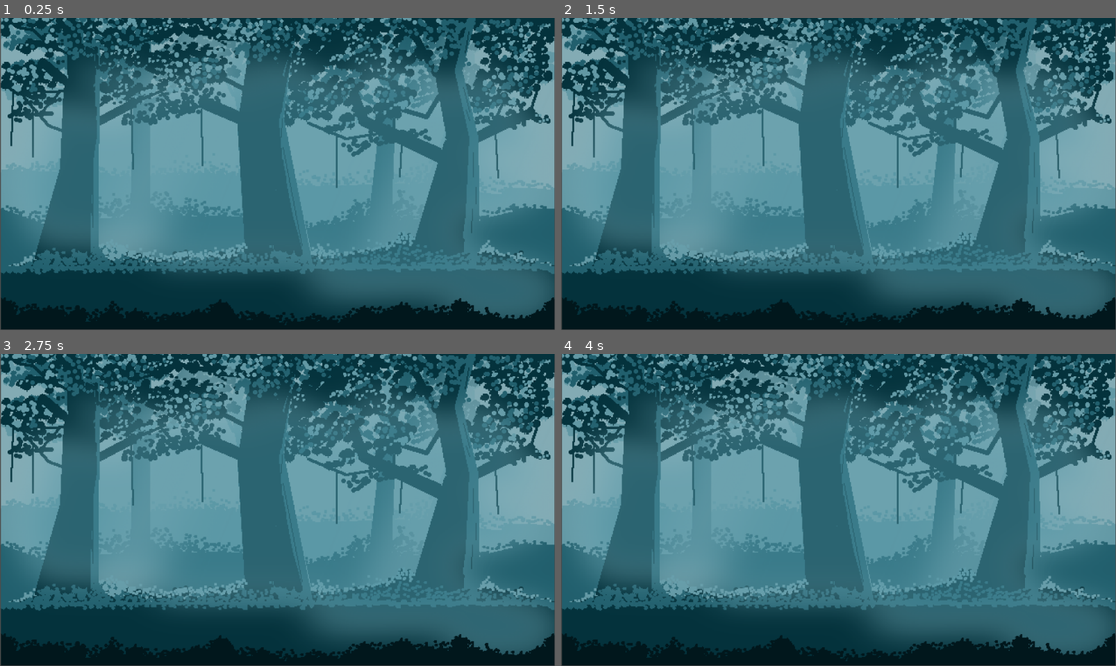
Above: before the commit, frames 1-4 (two rows, left to right).
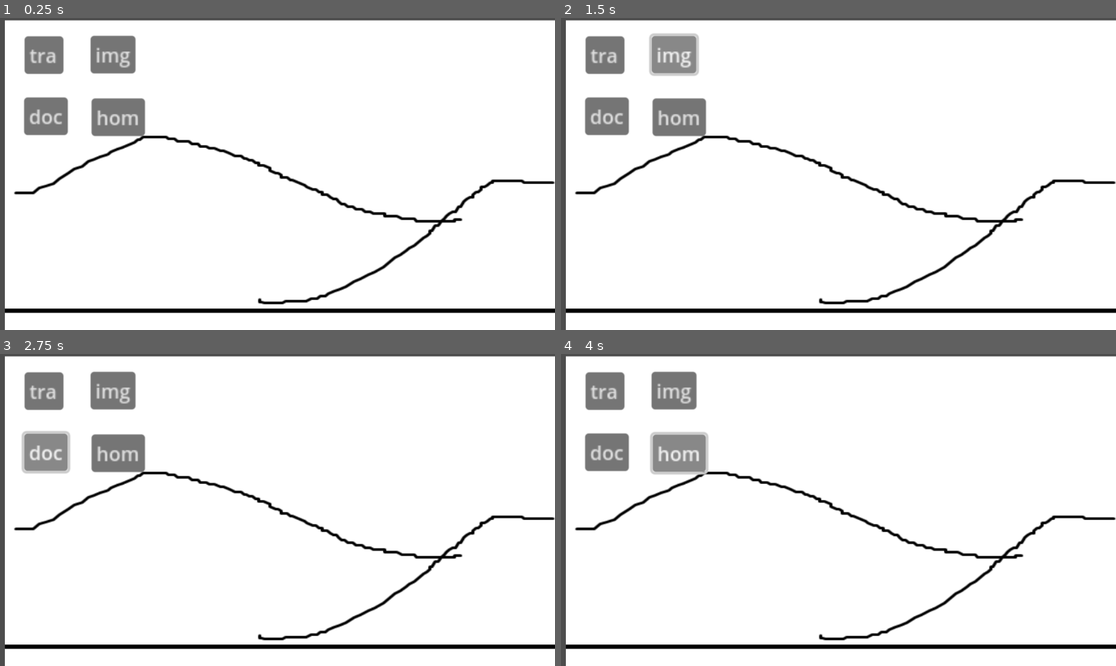
Above: after the commit, the same moments.

Repository: eth1711/game_jam_funtastic
Game: Godot game, scene res://Scenes/Desktop.tscn
Same seed, same stepped clock (60 frames per second), same inputs: the game is played once before the commit and once after it. Before the commit the project starts from res://Scenes/Menu.tscn.
Inputs (mouse positions are in pixels of both pictures, inside the frame that each line leads up to):
- Up to frame 1 (0.25 s): no input
- Up to frame 2 (1.5 s): click (605, 55) at 0.5 s, where only the run after the commit has a clickable "tra"; click (672, 55) at 1.25 s, where only the run after the commit has a clickable "img"
- Up to frame 3 (2.75 s): click (44, 450) at 2 s, where only the run after the commit has a clickable "doc"
- Up to frame 4 (4 s): click (677, 453) at 2.75 s, where only the run after the commit has a clickable "hom"; tap Enter at 3.5 s

The runs differ from the first frame. In frame 1, 100% of the frame differs, in the area x 0-100%, y 0-100%; in frame 2, 100%; in frame 3, 100%; in frame 4, 100%.

Commit message:
game overhaul, new file placement added

Diff:
--- a/Player/CharacterBody2D.gd
+++ /dev/null
@@ -1,11 +0,0 @@
-extends CharacterBody2D
-
-
-const SPEED = 300.0
-
-func _physics_process(delta):
-	var velocity : Vector2
-	if Input.action_press("ui_left"):
-		velocity += Vector2.AXIS_X
-
-	move_and_slide()
--- a/Player/character_body_2d.tscn
+++ /dev/null
@@ -1,16 +0,0 @@
-[gd_scene load_steps=4 format=3 uid="uid://dp8kcflck025v"]
-
-[ext_resource type="Script" path="res://Player/CharacterBody2D.gd" id="1_2cdui"]
-[ext_resource type="Texture2D" uid="uid://otnutcvlx032" path="res://Player/rayman.png" id="2_74le7"]
-
-[sub_resource type="CircleShape2D" id="CircleShape2D_1j3sg"]
-
-[node name="CharacterBody2D" type="CharacterBody2D"]
-script = ExtResource("1_2cdui")
-
-[node name="CollisionShape2D" type="CollisionShape2D" parent="."]
-shape = SubResource("CircleShape2D_1j3sg")
-
-[node name="Sprite2D" type="Sprite2D" parent="."]
-scale = Vector2(0.655, 0.491)
-texture = ExtResource("2_74le7")
--- /dev/null
+++ b/Scenes/Desktop.tscn
@@ -0,0 +1,55 @@
+[gd_scene load_steps=4 format=3 uid="uid://dm0fb0sy8g3u4"]
+
+[ext_resource type="Script" path="res://Scripts/Desktop.gd" id="1_0400b"]
+[ext_resource type="Texture2D" uid="uid://cktquu1ap4eo7" path="res://Assets/Untitled.png" id="2_e4aj0"]
+[ext_resource type="PackedScene" uid="uid://b2xahkos6iuho" path="res://Scenes/file_window.tscn" id="3_oa713"]
+
+[node name="Desktop" type="Node2D"]
+script = ExtResource("1_0400b")
+
+[node name="Untitled" type="Sprite2D" parent="."]
+position = Vector2(582.66, 326.7)
+scale = Vector2(2.12766, 1.785)
+texture = ExtResource("2_e4aj0")
+
+[node name="trash" type="Button" parent="."]
+offset_left = 51.0
+offset_top = 38.0
+offset_right = 83.0
+offset_bottom = 69.0
+scale = Vector2(2.52159, 2.52159)
+text = "tra
+"
+
+[node name="img" type="Button" parent="."]
+offset_left = 188.0
+offset_top = 37.0
+offset_right = 220.0
+offset_bottom = 68.0
+scale = Vector2(2.52159, 2.52159)
+text = "img"
+
+[node name="docs" type="Button" parent="."]
+offset_left = 50.0
+offset_top = 165.0
+offset_right = 82.0
+offset_bottom = 196.0
+scale = Vector2(2.52159, 2.52159)
+text = "doc"
+
+[node name="homework" type="Button" parent="."]
+offset_left = 190.0
+offset_top = 167.0
+offset_right = 234.0
+offset_bottom = 198.0
+scale = Vector2(2.52159, 2.52159)
+text = "hom"
+
+[node name="Node2D" parent="." instance=ExtResource("3_oa713")]
+visible = false
+position = Vector2(98, -0.999996)
+
+[connection signal="pressed" from="trash" to="." method="_on_button_pressed"]
+[connection signal="pressed" from="img" to="." method="_on_button_pressed"]
+[connection signal="pressed" from="docs" to="." method="_on_button_pressed"]
+[connection signal="pressed" from="homework" to="." method="_on_button_pressed"]
--- /dev/null
+++ b/Scenes/Folders/image_folder.tscn
@@ -0,0 +1,38 @@
+[gd_scene load_steps=2 format=3 uid="uid://12fk0w1flqov"]
+
+[ext_resource type="Script" path="res://Node2D.gd" id="1_wspf2"]
+
+[node name="image_folder" type="Node2D"]
+script = ExtResource("1_wspf2")
+
+[node name="Button" type="Button" parent="."]
+offset_left = 18.8366
+offset_top = 58.1717
+offset_right = 50.8366
+offset_bottom = 89.1718
+scale = Vector2(1.06339, 1.06339)
+text = "file"
+
+[node name="Button2" type="Button" parent="."]
+offset_left = 69.8061
+offset_top = 58.7258
+offset_right = 101.806
+offset_bottom = 89.7258
+scale = Vector2(1.06339, 1.06339)
+text = "file"
+
+[node name="Button3" type="Button" parent="."]
+offset_left = 18.8366
+offset_top = 111.357
+offset_right = 50.8366
+offset_bottom = 142.357
+scale = Vector2(1.06339, 1.06339)
+text = "file"
+
+[node name="Button4" type="Button" parent="."]
+offset_left = 129.086
+offset_top = 58.1718
+offset_right = 161.086
+offset_bottom = 89.1718
+scale = Vector2(1.06339, 1.06339)
+text = "file"
--- a/Scenes/Intro.tscn
+++ /dev/null
@@ -1,26 +0,0 @@
-[gd_scene load_steps=3 format=3 uid="uid://dejilaushikn5"]
-
-[ext_resource type="Script" path="res://Scripts/Intro.gd" id="1_xhple"]
-
-[sub_resource type="FontVariation" id="FontVariation_g0gsq"]
-
-[node name="Intro" type="Node2D"]
-position = Vector2(-2, 0)
-script = ExtResource("1_xhple")
-
-[node name="Label" type="Label" parent="."]
-offset_left = 354.0
-offset_top = 193.0
-offset_right = 829.0
-offset_bottom = 393.0
-theme_override_fonts/font = SubResource("FontVariation_g0gsq")
-horizontal_alignment = 1
-vertical_alignment = 1
-justification_flags = 227
-
-[node name="next_char" type="Timer" parent="."]
-
-[node name="next_message" type="Timer" parent="."]
-
-[connection signal="timeout" from="next_char" to="." method="_on_next_char_timeout"]
-[connection signal="timeout" from="next_message" to="." method="_on_next_message_timeout"]
--- a/Scenes/Menu.tscn
+++ /dev/null
@@ -1,27 +0,0 @@
-[gd_scene load_steps=5 format=3 uid="uid://c02wmaqgnlmki"]
-
-[ext_resource type="Script" path="res://Scripts/Menu.gd" id="1_gaiqs"]
-[ext_resource type="PackedScene" uid="uid://bmbm84jepgrda" path="res://Scenes/background.tscn" id="3_l4tfx"]
-
-[sub_resource type="FontVariation" id="FontVariation_8qw87"]
-
-[sub_resource type="Theme" id="Theme_t7er7"]
-default_font = SubResource("FontVariation_8qw87")
-default_font_size = 70
-
-[node name="Menu" type="Node2D"]
-script = ExtResource("1_gaiqs")
-
-[node name="Play" type="Button" parent="."]
-offset_left = 55.0
-offset_top = 783.0
-offset_right = 434.0
-offset_bottom = 912.0
-theme = SubResource("Theme_t7er7")
-theme_override_colors/font_color = Color(0, 0, 0, 1)
-theme_override_font_sizes/font_size = 60
-text = "Play"
-
-[node name="ParallaxBackground" parent="." instance=ExtResource("3_l4tfx")]
-
-[connection signal="pressed" from="Play" to="." method="_on_play_pressed"]
--- a/Scenes/background.tscn
+++ /dev/null
@@ -1,16 +0,0 @@
-[gd_scene load_steps=3 format=3 uid="uid://bmbm84jepgrda"]
-
-[ext_resource type="Texture2D" uid="uid://c0lfcr07k64oa" path="res://Assets/forest spooky background.png" id="1_py3ap"]
-[ext_resource type="Script" path="res://Scripts/background.gd" id="1_q831l"]
-
-[node name="BG" type="ParallaxBackground"]
-script = ExtResource("1_q831l")
-
-[node name="ParallaxLayer" type="ParallaxLayer" parent="."]
-position = Vector2(-3, 0)
-motion_mirroring = Vector2(1250, 0)
-
-[node name="ForestSpookyBackground" type="Sprite2D" parent="ParallaxLayer"]
-position = Vector2(579.5, 323.5)
-scale = Vector2(0.935668, 0.902371)
-texture = ExtResource("1_py3ap")
--- /dev/null
+++ b/Scenes/file_window.tscn
@@ -0,0 +1,17 @@
+[gd_scene load_steps=4 format=3 uid="uid://b2xahkos6iuho"]
+
+[ext_resource type="Script" path="res://Scripts/file_window.gd" id="1_do3cl"]
+[ext_resource type="Texture2D" uid="uid://kfcxabwl7xvm" path="res://manager.png" id="2_r1oeo"]
+[ext_resource type="PackedScene" uid="uid://12fk0w1flqov" path="res://Scenes/Folders/image_folder.tscn" id="3_8a8qg"]
+
+[node name="file_window" type="Node2D"]
+position = Vector2(86, -8)
+scale = Vector2(1.805, 1.805)
+script = ExtResource("1_do3cl")
+
+[node name="Manager" type="Sprite2D" parent="."]
+position = Vector2(271, 181)
+texture = ExtResource("2_r1oeo")
+
+[node name="image_folder" parent="." instance=ExtResource("3_8a8qg")]
+visible = false
--- /dev/null
+++ b/Scripts/Desktop.gd
@@ -0,0 +1,11 @@
+extends Node2D
+
+
+# Called when the node enters the scene tree for the first time.
+func _ready():
+	pass # Replace with function body.
+
+
+# Called every frame. 'delta' is the elapsed time since the previous frame.
+func _process(delta):
+	pass
--- a/Scripts/Intro.gd
+++ /dev/null
@@ -1,52 +0,0 @@
-extends Node2D
-
-func _input(event):
-	if Input.is_action_pressed("ui_cancel"):
-		get_tree().quit()
-
-var messages = [
-	"My First Message Second Message Herebn iefpnvpaonn piepo po po wepoh peb epob aepo"
-]
-
-var typing_speed = .1
-var read_time = 2
-
-var current_message = 0
-var display = ""
-var current_char = 0
-
-func _ready():
-	start_dialogue()
-
-func start_dialogue():
-	current_message = 0
-	display = ""
-	current_char = 0
-
-	$next_char.set_wait_time(typing_speed)
-	$next_char.start()
-
-func stop_dialogue():
-	queue_free()
-
-func _on_next_char_timeout():
-	if (current_char < len(messages[current_message])):
-		var next_char = messages[current_message][current_char]
-		display += next_char
-
-		$Label.text = display
-		current_char += 1
-	else:
-		$next_char.stop()
-		$next_message.one_shot = true
-		$next_message.set_wait_time(read_time)
-		$next_message.start()
-
-func _on_next_message_timeout():
-	if (current_message == len(messages) - 1):
-		stop_dialogue()
-	else:
-		current_message += 1
-		display = ""
-		current_char = 0
-		$next_char.start()
--- a/Scripts/Menu.gd
+++ /dev/null
@@ -1,9 +0,0 @@
-extends Node2D
-
-func _on_play_pressed():
-	get_tree().change_scene_to_file("res://Scenes/Intro.tscn")
-
-
-func _input(event):
-	if Input.is_action_pressed("ui_cancel"):
-		get_tree().quit()
--- a/Scripts/background.gd
+++ /dev/null
@@ -1,6 +0,0 @@
-extends ParallaxBackground
-
-var scrolling_speed = 100
-
-func _process(delta):
-	scroll_offset.x -+ scrolling_speed * delta
--- a/project.godot
+++ b/project.godot
@@ -11,9 +11,32 @@
 [application]
 
 config/name="Team Funtastic Game Jam"
-run/main_scene="res://Scenes/Menu.tscn"
+run/main_scene="res://Scenes/Desktop.tscn"
 config/features=PackedStringArray("4.1", "Mobile")
 config/icon="res://Assets/icon.svg"
+
+[input]
+
+player_up={
+"deadzone": 0.5,
+"events": [Object(InputEventKey,"resource_local_to_scene":false,"resource_name":"","device":-1,"window_id":0,"alt_pressed":false,"shift_pressed":false,"ctrl_pressed":false,"meta_pressed":false,"pressed":false,"keycode":87,"physical_keycode":0,"key_label":0,"unicode":119,"echo":false,"script":null)
+]
+}
+player_down={
+"deadzone": 0.5,
+"events": [Object(InputEventKey,"resource_local_to_scene":false,"resource_name":"","device":-1,"window_id":0,"alt_pressed":false,"shift_pressed":false,"ctrl_pressed":false,"meta_pressed":false,"pressed":false,"keycode":83,"physical_keycode":0,"key_label":0,"unicode":115,"echo":false,"script":null)
+]
+}
+player_left={
+"deadzone": 0.5,
+"events": [Object(InputEventKey,"resource_local_to_scene":false,"resource_name":"","device":-1,"window_id":0,"alt_pressed":false,"shift_pressed":false,"ctrl_pressed":false,"meta_pressed":false,"pressed":false,"keycode":65,"physical_keycode":0,"key_label":0,"unicode":97,"echo":false,"script":null)
+]
+}
+player_right={
+"deadzone": 0.5,
+"events": [Object(InputEventKey,"resource_local_to_scene":false,"resource_name":"","device":-1,"window_id":0,"alt_pressed":false,"shift_pressed":false,"ctrl_pressed":false,"meta_pressed":false,"pressed":false,"keycode":68,"physical_keycode":0,"key_label":0,"unicode":100,"echo":false,"script":null)
+]
+}
 
 [rendering]
 
Binary file added: Assets/Untitled.png
Not shown, changed: Assets/Untitled.png.import
Binary file removed: Assets/forest spooky background.png
Binary file added: Assets/manager.png
Not shown, changed: Assets/manager.png.import
Binary file removed: Player/icon.png
Binary file removed: Player/rayman.png
Not shown, removed: Player/rayman.png.import
